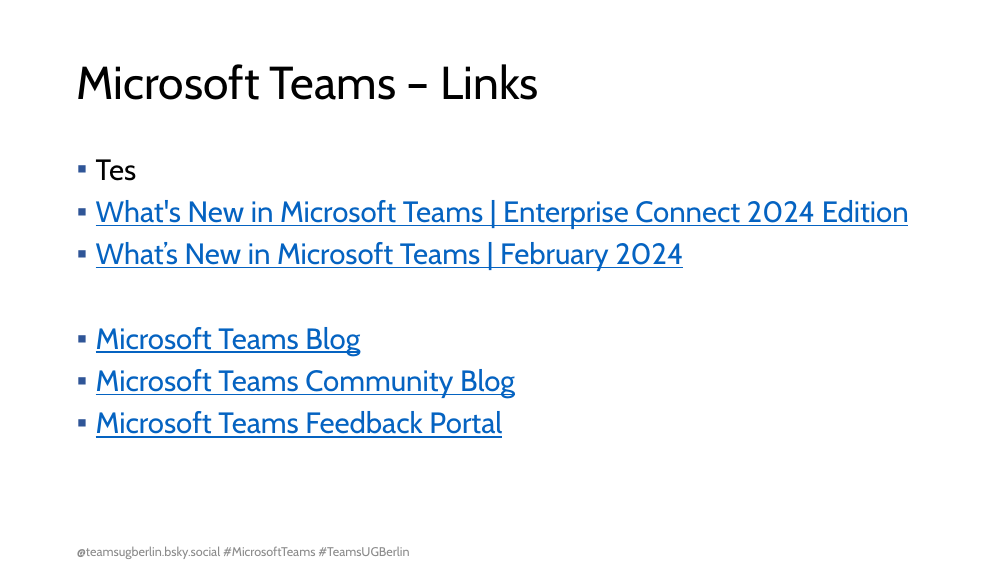
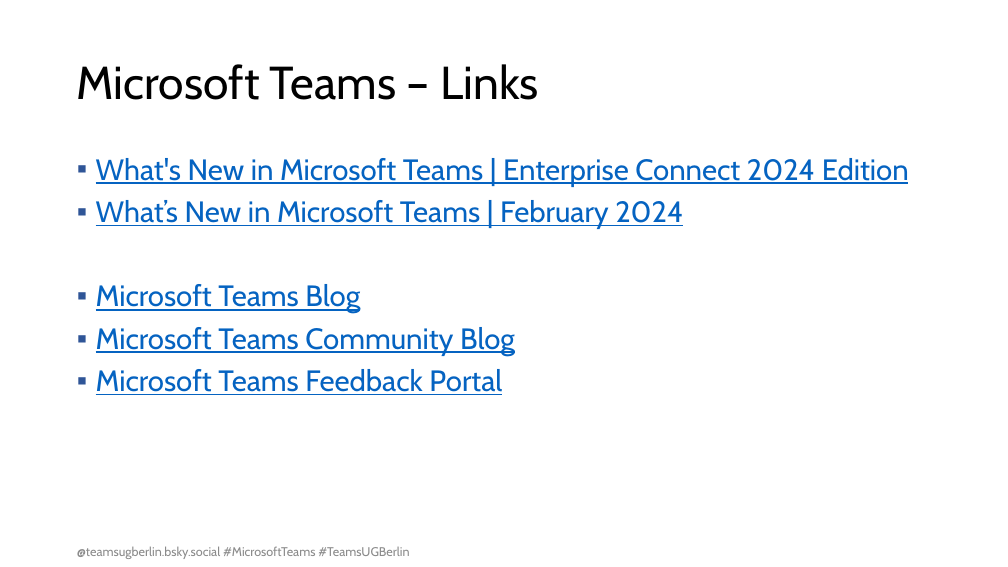
Before and after one commit to Apoc70/Presentations, a slide deck: slide 49 of Teams User Group Berlin/Teams Berlin - 2024-04-25 - E29.pptx. Drawn at 1008x567 pixels with LibreOffice and Linux fonts; fonts in the diff are those of the drawing; background and template pictures are left out. Boxes give left, top, right and bottom in pixels: in the first picture for what was removed or moved away, otherwise in the second. Text is boxed around its words. In the diff, an @@ line names an element or a change of style, - is before the commit and + after.

```diff
--- a/Teams User Group Berlin/Teams Berlin - 2024-04-25 - E29.pptx
+++ b/Teams User Group Berlin/Teams Berlin - 2024-04-25 - E29.pptx
@@ text at (x1=96, y1=159, x2=137, y2=181): paragraph removed @@
-▪ Tes
```
